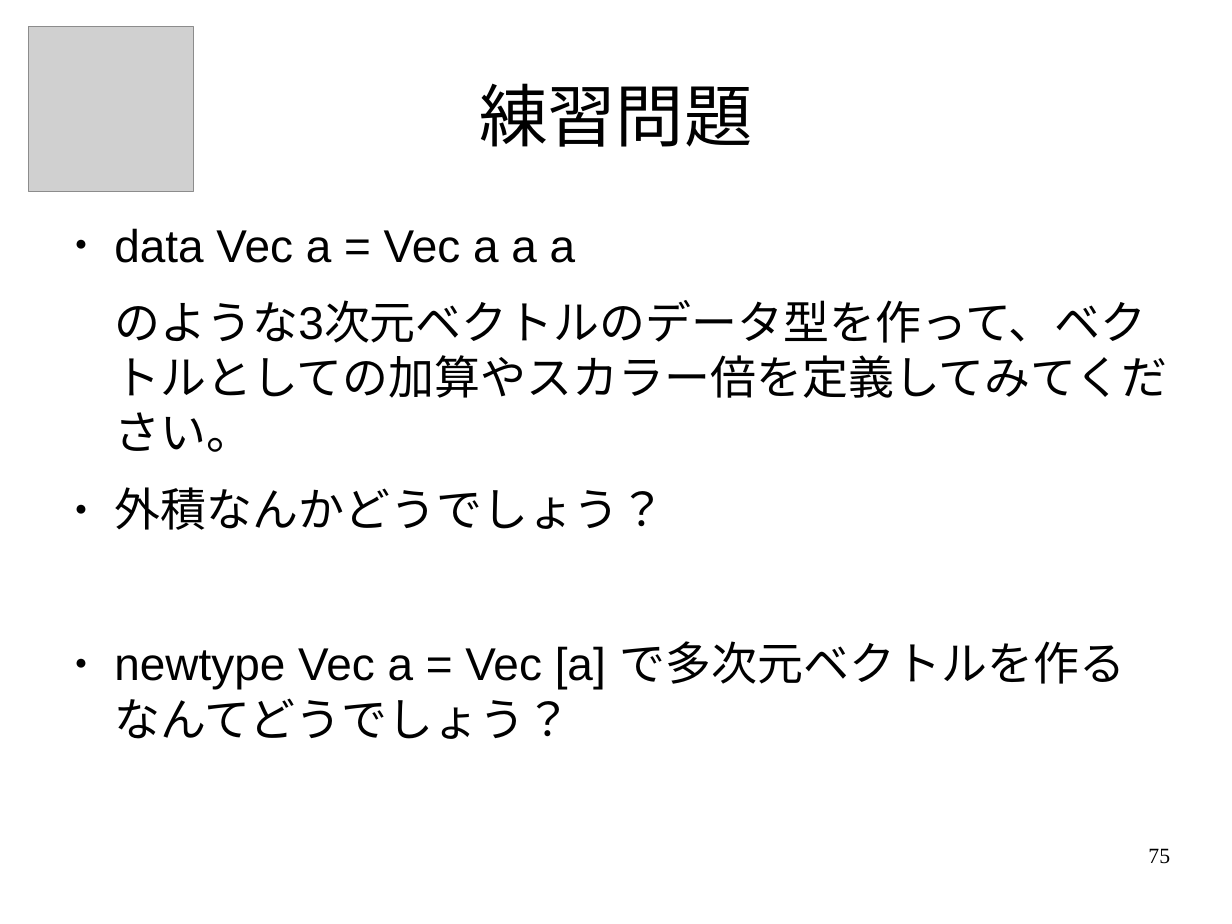
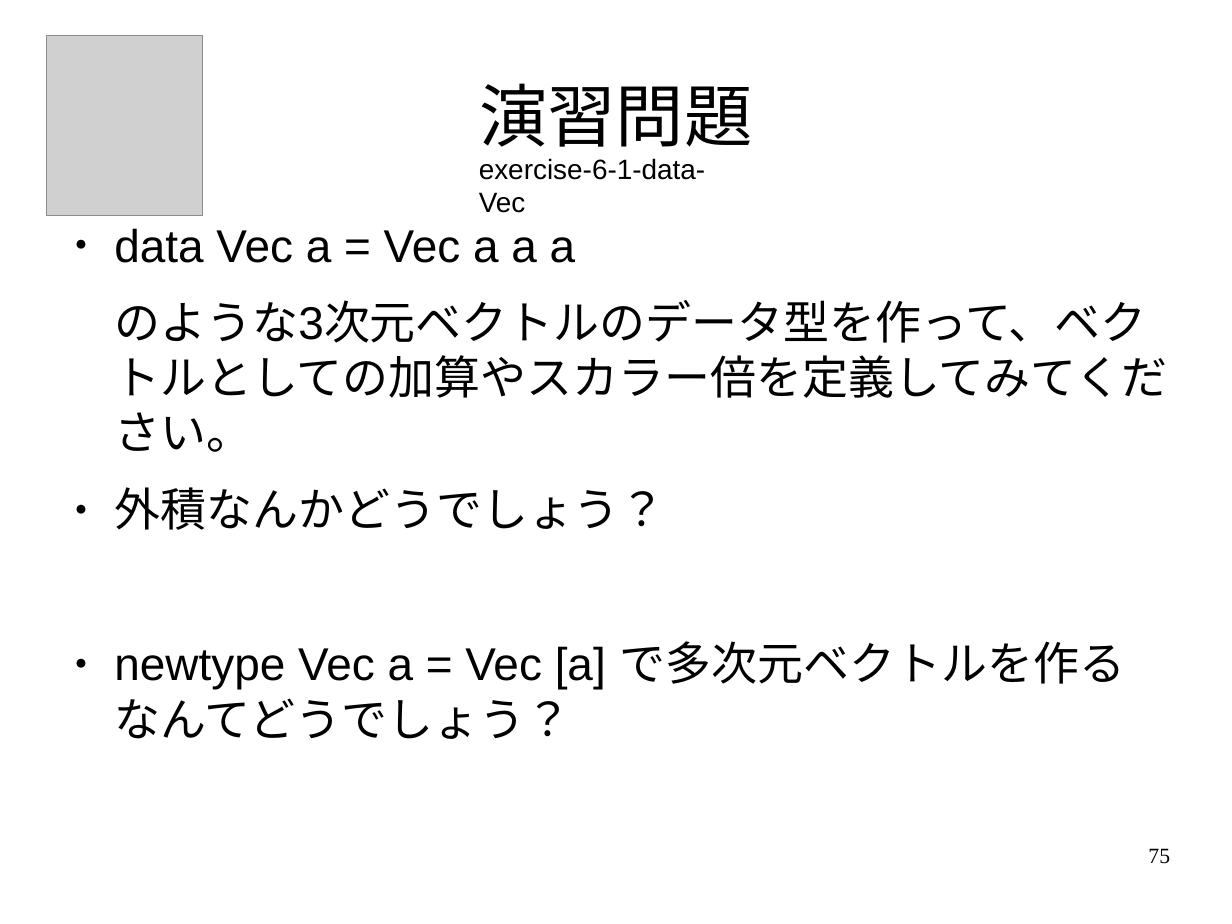
Before and after one commit to nushio3/learn-haskell, a slide deck: slide 75 of Tsukuba-2016.odp. Drawn at 1232x924 pixels with LibreOffice and Linux fonts; fonts in the diff are those of the drawing; grey boxes stand for pictures. Boxes give left, top, right and bottom in pixels: in the first picture for what was removed or moved away, otherwise in the second. Text is boxed around its words. In the diff, an @@ line names an element or a change of style, - is before the commit and + after.

```diff
--- a/Tsukuba-2016.odp
+++ b/Tsukuba-2016.odp
@@ picture: place and size @@
-picture at <box>29,27,193,191</box>
+picture at <box>46,35,202,216</box>
@@ title at <box>479,83,752,147</box>: text changed @@
-練習問題
+演習問題
@@ text added at <box>479,158,706,213</box>, 18 pt, text #000000 @@
+exercise-6-1-data-Vec
```
Also in this commit, not shown: 7 other slides changed, 2 other files.
